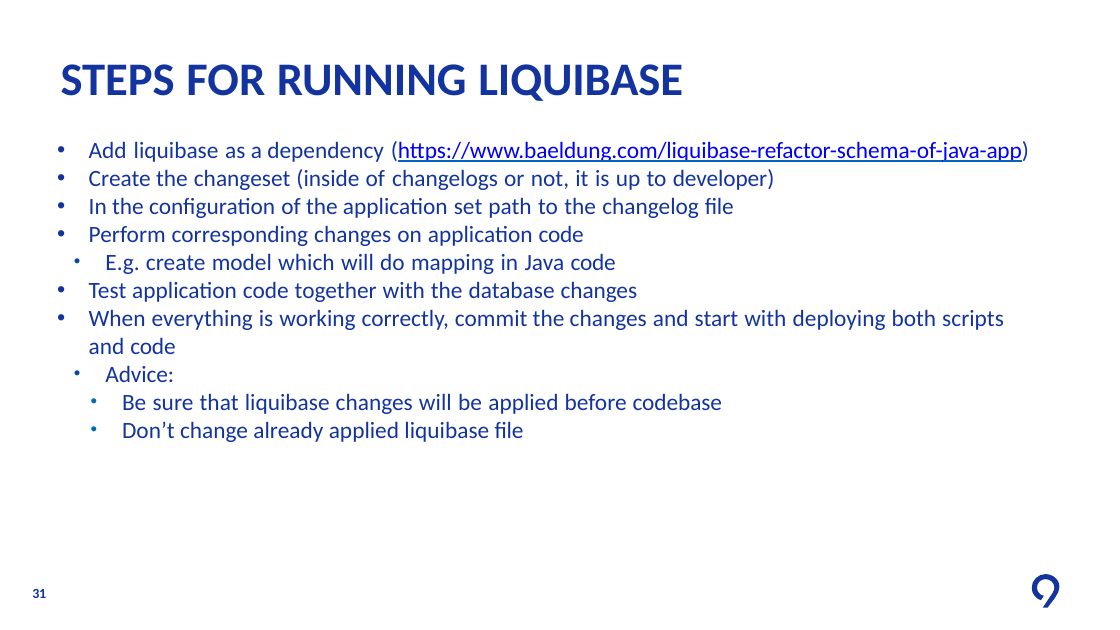
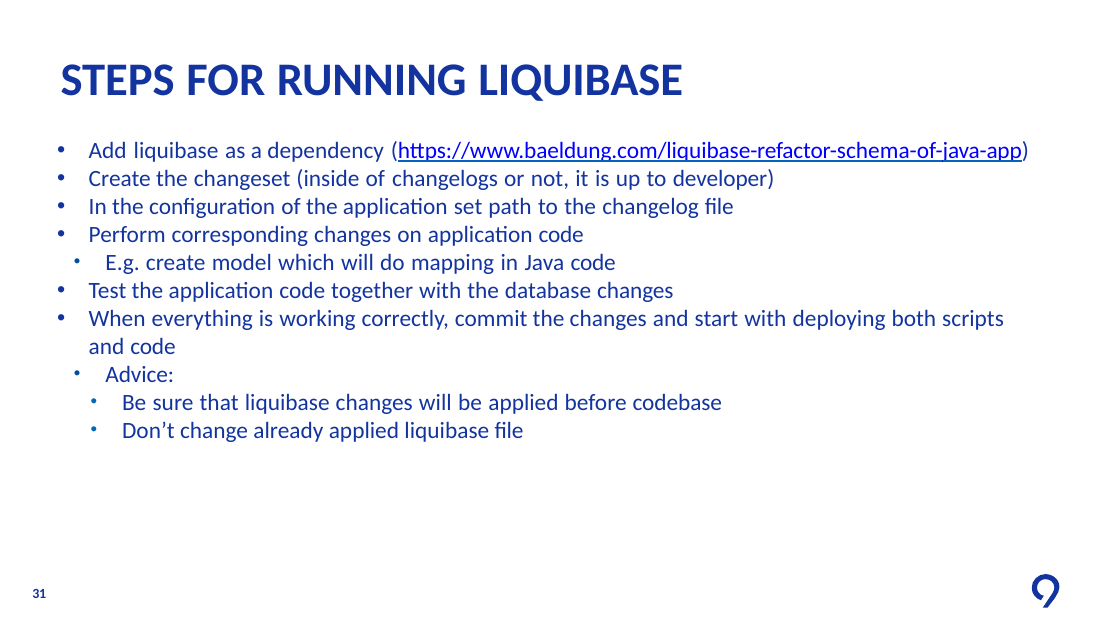
Before and after one commit to levinine/code9-2024, a slide deck: slide 31 of day-3-microservices/Understanding_Microservices.pptx. Drawn at 1120x630 pixels with LibreOffice and Linux fonts; fonts in the diff are those of the drawing; background and template pictures are left out. Boxes give left, top, right and bottom in pixels: in the first picture for what was removed or moved away, otherwise in the second. Text is boxed around its words. In the diff, an @@ line names an element or a change of style, - is before the commit and + after.

Commit message:
Fixed a typo in the ppt

```diff
--- a/day-3-microservices/Understanding_Microservices.pptx
+++ b/day-3-microservices/Understanding_Microservices.pptx
@@ text at [89,281,673,302]: text changed @@
-• Test application code together with the database changes
+• Test the application code together with the database changes
```
